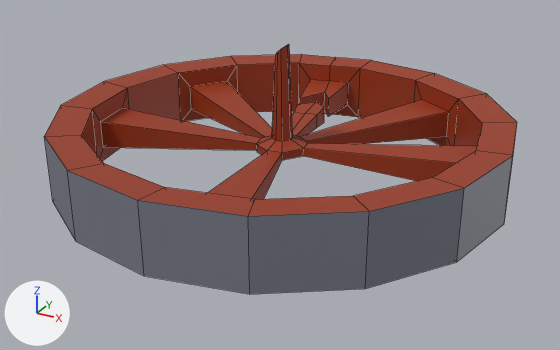
What one commit did to the FBX model Assets/Models/Wheel.fbx.
Rendered twice from a camera (50 mm lens) standing at (-1.52, -3.19, 1.61) and looking at (-3.15, -0.24, 0.14). Arrows for +X, +Y and +Z are at lower left; the lights stay in place. Mesh edges are drawn as thin lines.
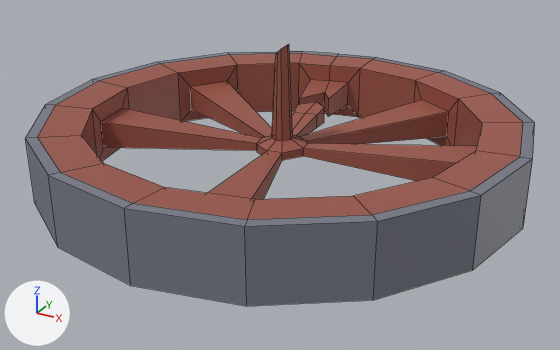
Commit message: Fixed Wheels

Pixel boxes [x1, y1, x2, y2] of what changed, in the pictures (560 x 350 px):
'Circle', recoloured, reshaped (8% wider)
    before: [44, 44, 517, 294]
    after: [25, 44, 535, 306]
part 1 of me_circle, built on
    before: [44, 54, 517, 294]
    after: [25, 51, 535, 306]

The change, as a diff of the scene's bpy script:
```diff
--- a/Assets/Models/Wheel.fbx.py
+++ b/Assets/Models/Wheel.fbx.py
@@ mat_wood @@
 mat_wood = principled_material('Wood')
-mat_wood.base_color = (0.326, 0.0369, 0.00703)  # brown #9b3614
+mat_wood.base_color = (0.326, 0.0904, 0.0629)  # brown #9b5547
@@ me_circle @@
 # used by ob_circle; location = (-3.196, -0.128, 0.098)
-me_circle.from_pydata(...)  # 168 vertices, 166 faces; spans x -1.08..1.09, y -1.09..1.08, z -0.01..0.64
+me_circle.from_pydata(...)  # 202 vertices, 200 faces; spans x -1.16..1.16, y -1.17..1.16, z -0.01..0.64
+# me_circle part 1
+# 17 faces are deleted
+# 4 vertices in x -0.21..0.0, y 1.04..1.08, z -0.01..0.31 move by (0.0, 0.03, 0.0)
+# 30 vertices move from x -1.08..1.09, y -1.09..1.0, z -0.01..0.31 to x -1.11..1.11, y -1.12..1.02, z -0.01..0.31
+# 17 vertices are added at x -1.16..1.16, y -1.17..1.16, z -0.01
+# 17 new vertices lie (0.0, 0.0, 0.32) away from vertices in x -1.16..1.16, y -1.17..1.16, z -0.01
+# 51 new faces join them, mat_metal (grey #767986)
 me_circle.materials.append(mat_wood)
```
